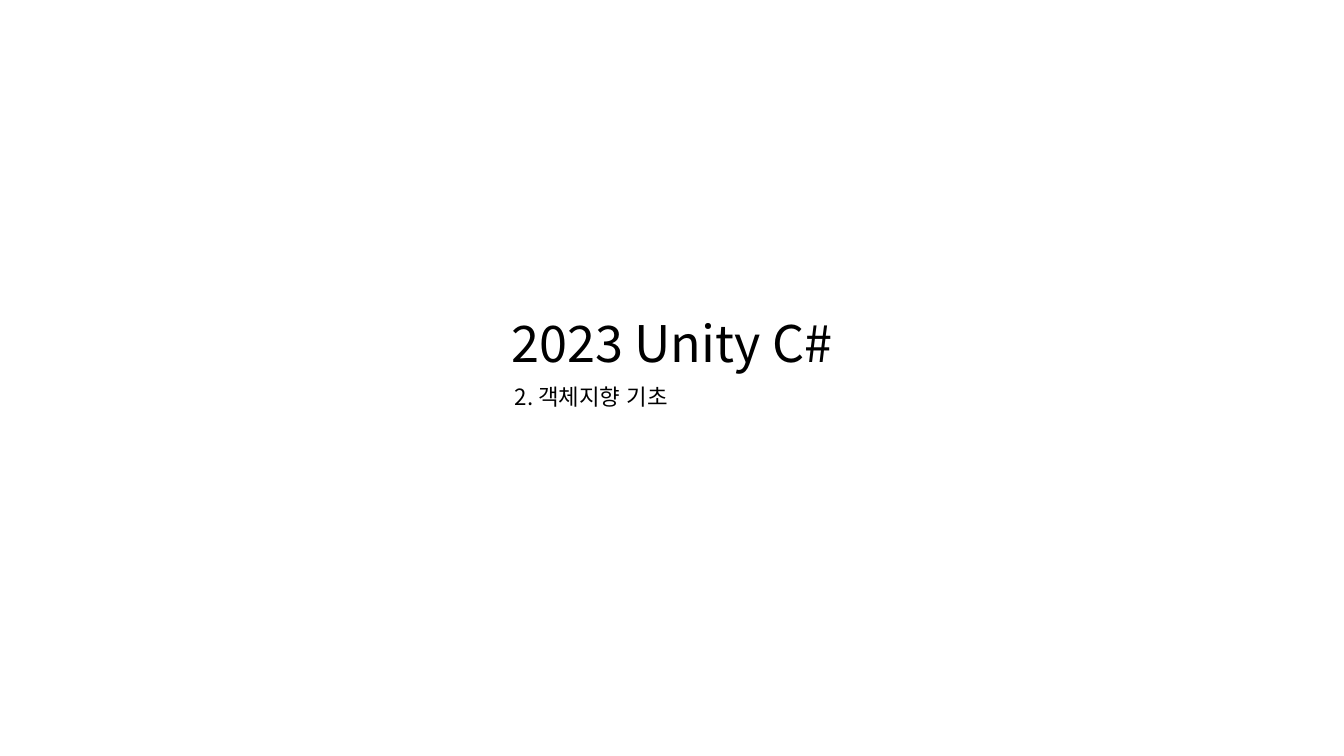
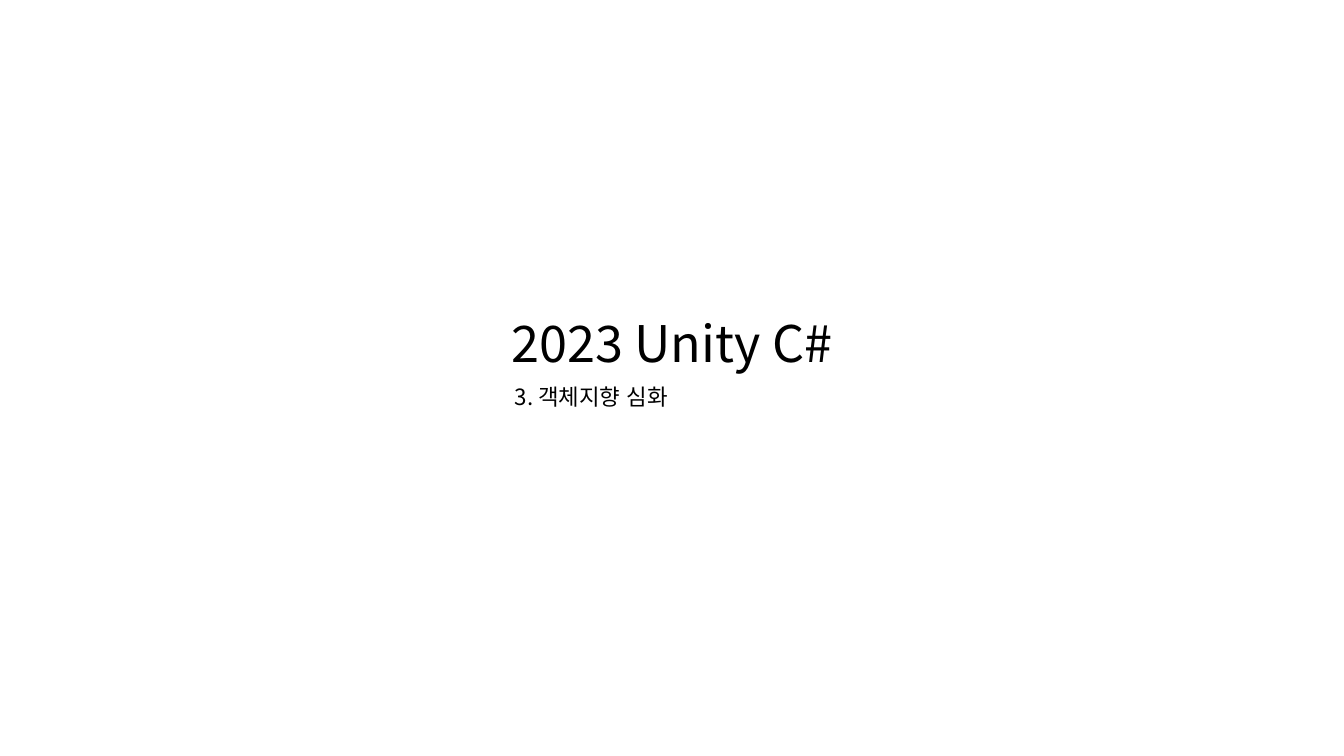
Before and after one commit to WooLyung/2023-Unity-CSharp, a slide deck: slide 1 of 3. 객체지향 심화.pptx. Drawn at 1344x756 pixels with LibreOffice and Linux fonts; fonts in the diff are those of the drawing. Boxes give left, top, right and bottom in pixels: in the first picture for what was removed or moved away, otherwise in the second. Text is boxed around its words. In the diff, an @@ line names an element or a change of style, - is before the commit and + after.

```diff
--- a/3. 객체지향 심화.pptx
+++ b/3. 객체지향 심화.pptx
@@ text at <box>515,386,668,407</box>: text changed @@
-2. 객체지향 기초
+3. 객체지향 심화
```
Also in this commit, not shown: 2 other slides changed, 1 other file.
